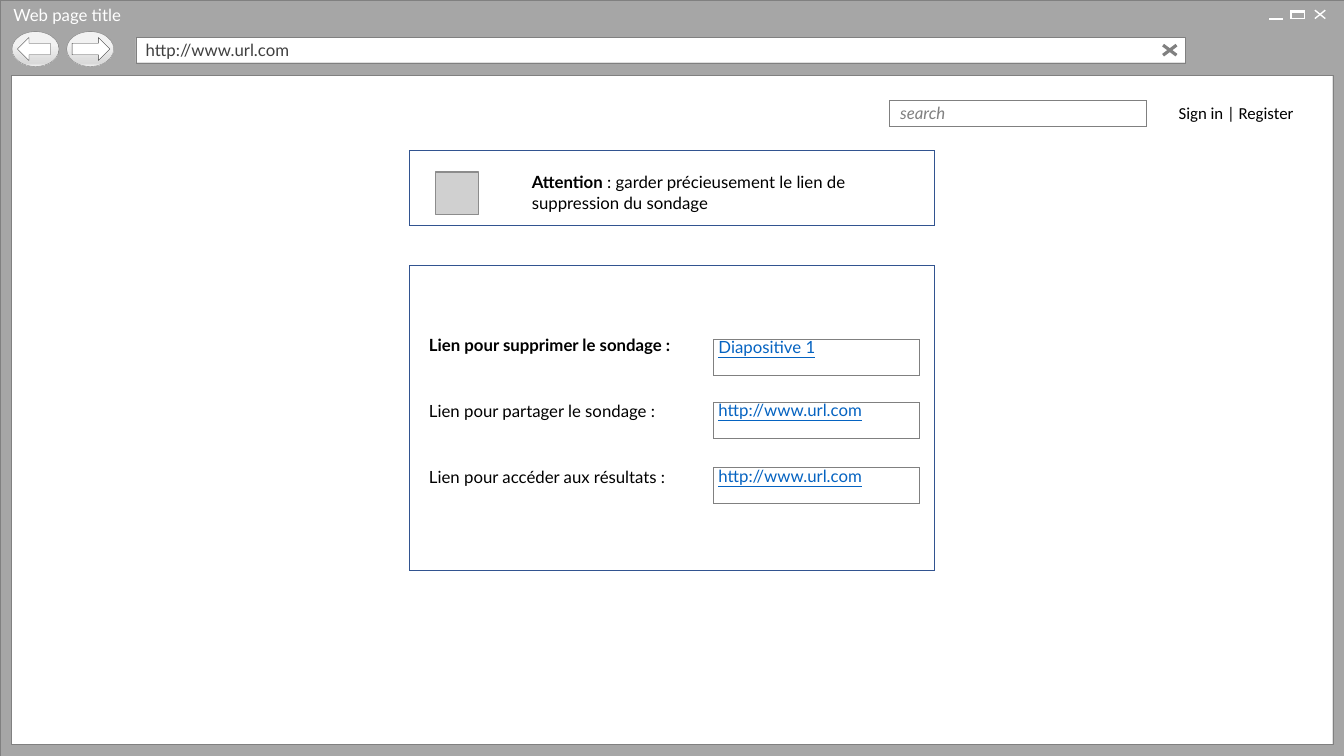
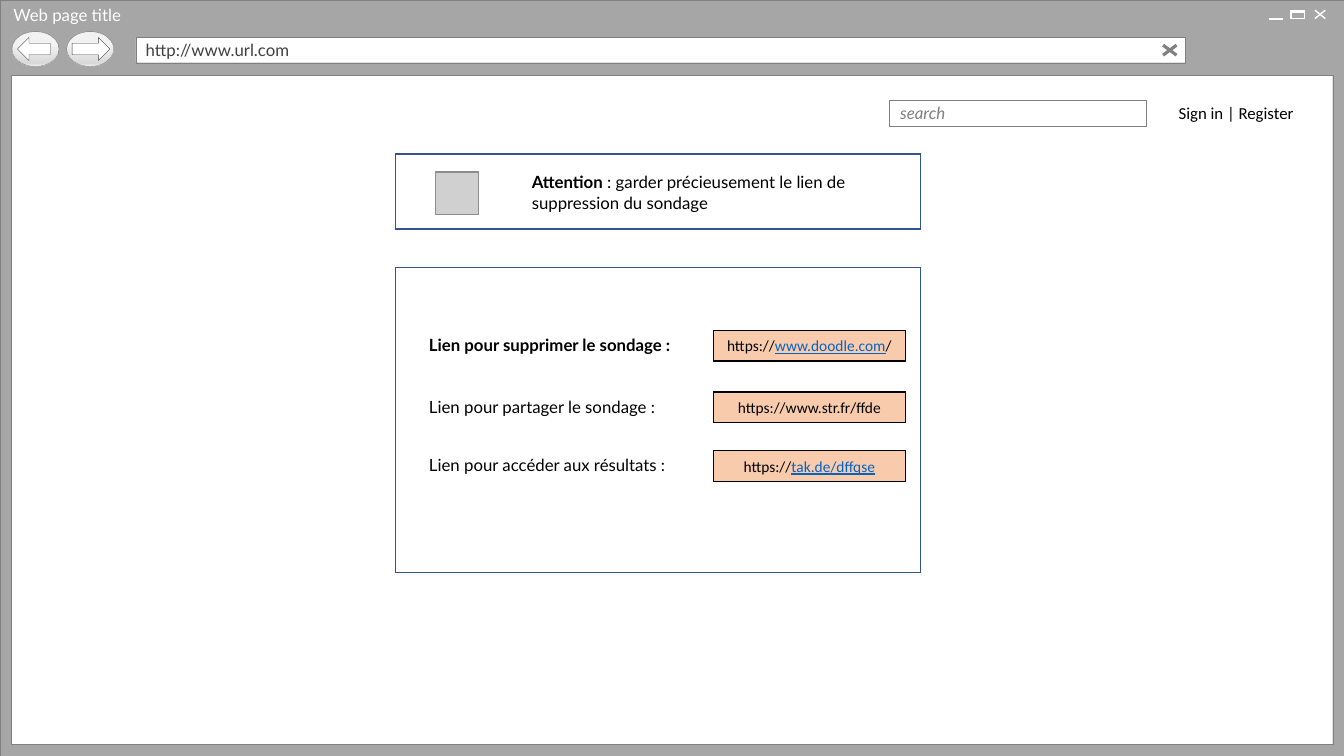
Before and after one commit to Holyz1988/PROJET1-ASP.NET, a slide deck: slide 6 of Page d’acceuil.pptx. Drawn at 1344x756 pixels with LibreOffice and Linux fonts; fonts in the diff are those of the drawing; grey boxes stand for pictures; background and template pictures are left out. Boxes give left, top, right and bottom in pixels: in the first picture for what was removed or moved away, otherwise in the second. Text is boxed around its words. In the diff, an @@ line names an element or a change of style, - is before the commit and + after.

```diff
--- a/Page d’acceuil.pptx
+++ b/Page d’acceuil.pptx
@@ rectangle: place and size @@
-rectangle at <box>409,150,935,225</box>
+rectangle at <box>395,154,921,229</box>
@@ rectangle: place and size @@
-rectangle at <box>409,266,935,572</box>
+rectangle at <box>395,268,921,574</box>
@@ rectangle "https://www.doodle.com/": place and size @@
-rectangle "https://www.doodle.com/" at <box>714,402,920,439</box>
+rectangle "https://www.doodle.com/" at <box>714,331,905,361</box>
@@ rectangle "https://www.doodle.com/" at <box>714,331,905,361</box>: fill #FFFFFF to #F8CBAD; outline #808080 0.25 pt to #000000 1 pt @@
@@ rectangle removed at <box>714,339,920,375</box> @@
-Diapositive 1
@@ text in rectangle at <box>727,340,892,354</box>: text changed; size 12 to 11 pt; font Lato to Calibri @@
-http://www.url.com
+https://www.doodle.com/
@@ text "Lien pour partager le sondage ...": place and size @@
-text "Lien pour partager le sondage ..." at <box>429,404,646,420</box>
+text "Lien pour partager le sondage ..." at <box>429,400,646,416</box>
@@ rectangle added at <box>714,392,905,422</box>, fill #F8CBAD, outline #000000 1 pt, 11 pt, text #000000 @@
+https://www.str.fr/ffde
@@ text "Lien pour accéder aux résultats ...": place and size @@
-text "Lien pour accéder aux résultats ..." at <box>429,470,657,486</box>
+text "Lien pour accéder aux résultats ..." at <box>429,458,657,474</box>
@@ rectangle removed at <box>714,468,920,504</box> @@
-http://www.url.com
@@ rectangle added at <box>714,451,905,481</box>, fill #F8CBAD, outline #000000 1 pt, 11 pt, text #0563C1, underline @@
+https://tak.de/dffqse
```
Also in this commit, not shown: 4 other slides changed.
